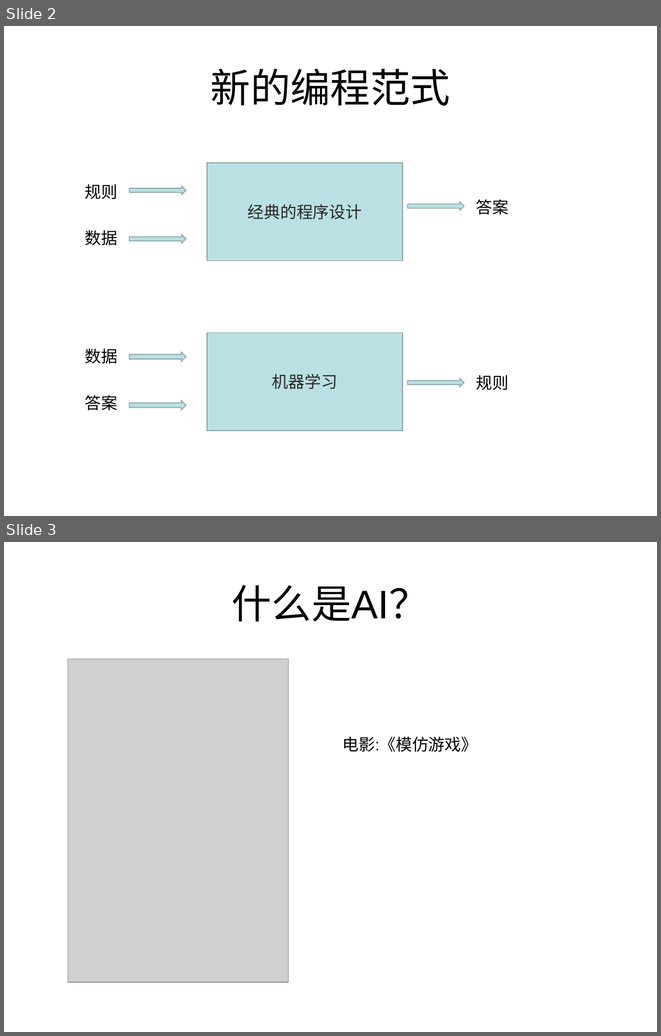
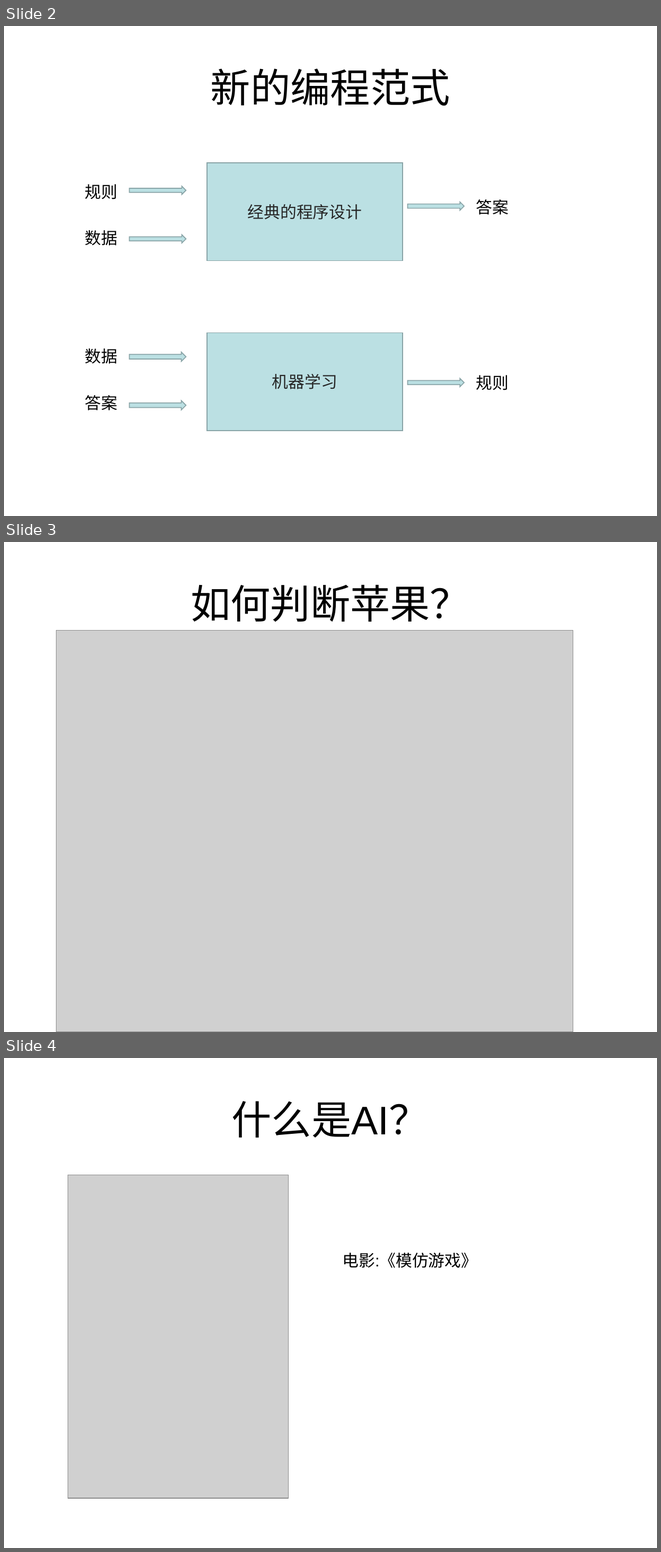
Before and after one commit to zhijie-ai/RL, a slide deck: rl-rec-practice/topk/code/AI的过去现在及未来.ppt. Shown one above the other, each under a label of ours: slides 2 and 3 before the commit, slides 2, 3 and 4 after it. The pictures are 661x1036 and 661x1552 pixels, drawn with LibreOffice and Linux fonts; fonts in the diff are those of the drawing; grey boxes stand for pictures. Boxes give left, top, right and bottom in pixels: in the first picture for what was removed or moved away, otherwise in the second. Text is boxed around its words. In the diff, an @@ line names an element or a change of style, - is before the commit and + after.

```diff
--- a/rl-rec-practice/topk/code/AI的过去现在及未来.ppt
+++ b/rl-rec-practice/topk/code/AI的过去现在及未来.ppt
@@ slide 3 added at (x1=4, y1=542, x2=657, y2=1032), background #FFFFFF @@
@@ title added at (x1=191, y1=584, x2=470, y2=622), 44 pt, text #000000 @@
+如何判断苹果？
@@ picture added at (x1=56, y1=630, x2=573, y2=1032) @@
@@ what was slide 3 is now slide 4 @@
```
Also in this commit, not shown: 2 slides changed, 2 other slides added, 1 slide removed.
